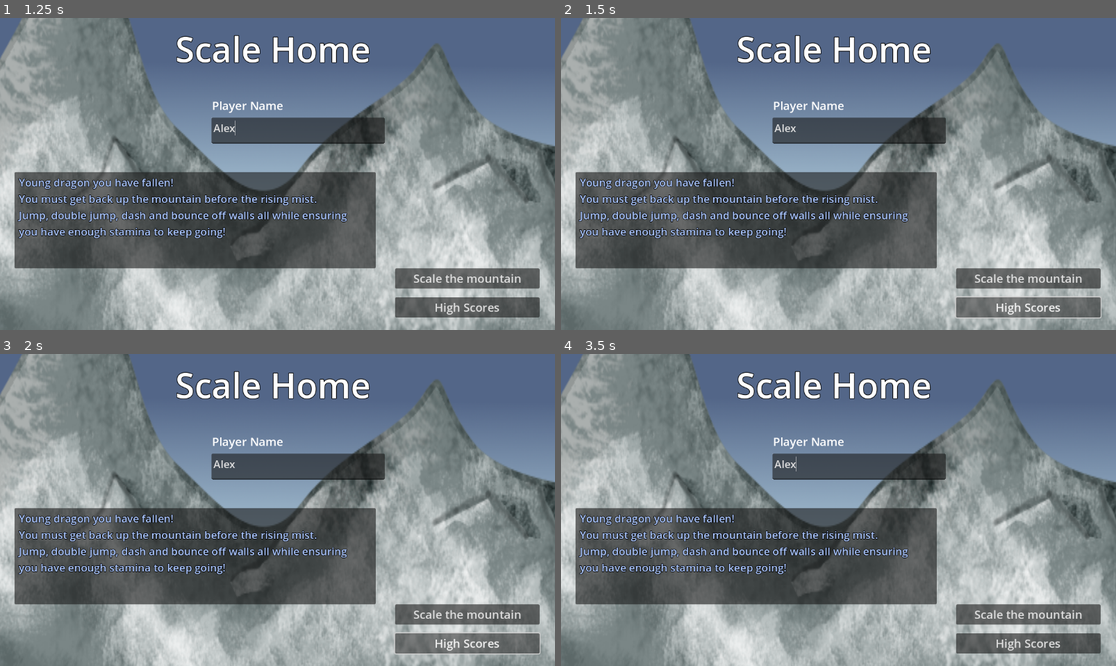
Above: before the commit, frames 1-4 (two rows, left to right).
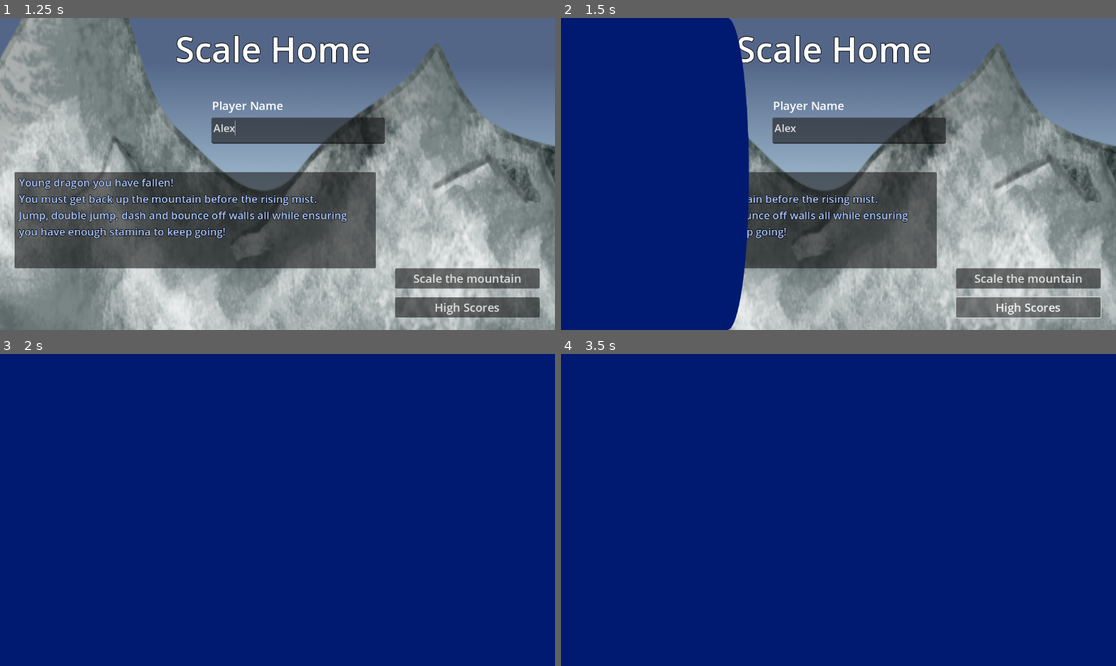
Above: after the commit, the same moments.

Repository: Tim-Barton/game-jam-2023
Game: Godot game, scene res://Scenes/title.tscn
Same seed, same stepped clock (60 frames per second), same inputs: the game is played once before the commit and once after it.
Inputs (mouse positions are in pixels of both pictures, inside the frame that each line leads up to):
- Up to frame 1 (1.25 s): click (299, 130) at 0.52 s; type "Alex" at 0.6 s
- Up to frame 2 (1.5 s): click "High Scores" at 1.25 s
- Up to frame 3 (2 s): no input
- Up to frame 4 (3.5 s): tap Enter (ui_accept) at 2, 2.27 s; move the mouse to (860, 466) at 2.02 s; hold Right (ui_right) 2.03-2.75 s; tap Shift (dash) at 2.1 s; click (860, 466) at 2.17 s; click (1071, 382) at 2.75 s, where only the run after the commit has a clickable "Return"

Frame 1 is identical in both runs. In frame 2, 33% of the frame differs, in the area x 0-34%, y 0-100%; in frame 3, 100%, in the area x 0-100%, y 0-100%; in frame 4, 100%.

Commit message:
High Score page from Title

Diff:
--- /dev/null
+++ b/Scenes/highscores.tscn
@@ -0,0 +1,86 @@
+[gd_scene load_steps=5 format=3 uid="uid://bpw3ub7ofduu0"]
+
+[ext_resource type="Script" path="res://Scripts/highscores.gd" id="1_vf6we"]
+[ext_resource type="Texture2D" uid="uid://bisxqedal0bj2" path="res://GFX/GameOverScreen.png" id="2_yb606"]
+[ext_resource type="Script" path="res://CharacterController/SideScroller/Scripts/Testing/TestScene_UI.gd" id="3_bruue"]
+
+[sub_resource type="LabelSettings" id="LabelSettings_so06j"]
+font_size = 37
+
+[node name="TestScene" type="Control"]
+layout_mode = 3
+anchors_preset = 15
+anchor_right = 1.0
+anchor_bottom = 1.0
+grow_horizontal = 2
+grow_vertical = 2
+script = ExtResource("1_vf6we")
+
+[node name="TextureRect" type="TextureRect" parent="."]
+layout_mode = 1
+anchors_preset = 15
+anchor_right = 1.0
+anchor_bottom = 1.0
+offset_right = 112.0
+offset_bottom = 74.0
+grow_horizontal = 2
+grow_vertical = 2
+texture = ExtResource("2_yb606")
+expand_mode = 2
+
+[node name="btnReturn" type="Button" parent="."]
+layout_mode = 1
+anchors_preset = 8
+anchor_left = 0.5
+anchor_top = 0.5
+anchor_right = 0.5
+anchor_bottom = 0.5
+offset_left = 414.0
+offset_top = -284.0
+offset_right = 545.0
+offset_bottom = -253.0
+grow_horizontal = 2
+grow_vertical = 2
+text = "Return"
+script = ExtResource("3_bruue")
+
+[node name="lblLeaderBoard" type="Label" parent="."]
+layout_mode = 0
+offset_left = 27.0
+offset_top = 18.0
+offset_right = 245.001
+offset_bottom = 72.0
+text = "High Scores:"
+label_settings = SubResource("LabelSettings_so06j")
+
+[node name="HighScores" type="ScrollContainer" parent="."]
+layout_mode = 1
+anchors_preset = -1
+anchor_right = 1.0
+anchor_bottom = 1.0
+offset_left = 15.0
+offset_top = 80.0
+offset_right = -15.0
+offset_bottom = -15.0
+grow_horizontal = 2
+grow_vertical = 2
+
+[node name="ScoreItemContainer" type="VBoxContainer" parent="HighScores"]
+layout_mode = 2
+
+[node name="Loading" type="Label" parent="."]
+layout_mode = 1
+anchors_preset = 8
+anchor_left = 0.5
+anchor_top = 0.5
+anchor_right = 0.5
+anchor_bottom = 0.5
+offset_left = -20.0
+offset_top = -11.5
+offset_right = 20.0
+offset_bottom = 11.5
+grow_horizontal = 2
+grow_vertical = 2
+text = "Loading Sores..."
+
+[connection signal="pressed" from="btnReturn" to="btnReturn" method="_on_pressed"]
--- a/Scenes/title.tscn
+++ b/Scenes/title.tscn
@@ -136,3 +136,4 @@
 [connection signal="gui_input" from="Username" to="Username" method="_on_gui_input"]
 [connection signal="text_changed" from="Username" to="Username" method="_on_text_changed"]
 [connection signal="pressed" from="btnPlay" to="." method="_on_btn_play_pressed"]
+[connection signal="pressed" from="btnHighScores" to="." method="_on_btn_high_scores_pressed"]
--- /dev/null
+++ b/Scripts/highscores.gd
@@ -0,0 +1,37 @@
+extends Control
+
+const ScoreItem = preload("res://addons/silent_wolf/Scores/ScoreItem.tscn")
+var list_index = 0
+
+var LoadedLeaderBoard : bool = false
+
+
+# Called when the node enters the scene tree for the first time.
+func _ready():
+	SilentWolf.configure({
+		"api_key": "6NW2Oigo5P4Zb8GYCZBMl6jN2I3ug4pn3Ktr2FGk",
+		"game_id": "GameJam2023",
+		"log_level": 1
+	})
+	SilentWolf.configure_scores({
+		"open_scene_on_close": "res://Scenes/end_level.tscn"
+	})
+
+# Called every frame. 'delta' is the elapsed time since the previous frame.
+func _process(delta):
+	if not LoadedLeaderBoard:
+		LoadedLeaderBoard = true
+		var scores = SilentWolf.Scores.scores
+		var sw_result = await SilentWolf.Scores.get_scores(100).sw_get_scores_complete
+		$Loading.visible = false
+		scores = sw_result.scores
+		for score in scores:
+			add_item(score.player_name, str(int(score.score)))
+
+func add_item(player_name: String, score_value: String) -> void:
+	var item = ScoreItem.instantiate()
+	list_index += 1
+	item.get_node("PlayerName").text = str(list_index) + str(". ") + player_name
+	item.get_node("Score").text = score_value
+	item.offset_top = list_index * 100
+	$"HighScores/ScoreItemContainer".add_child(item)
--- a/Scripts/title_menu.gd
+++ b/Scripts/title_menu.gd
@@ -18,3 +18,7 @@
 	else:
 		LevelDirector.player_name = PlayerName
 		SceneManager.change_scene("res://Scenes/ClimbingLevel.tscn", SceneManager.TransitionTypes.bluewave)
+
+
+func _on_btn_high_scores_pressed():
+		SceneManager.change_scene("res://Scenes/highscores.tscn", SceneManager.TransitionTypes.bluewave)
Not shown, added: Scenes/ClimbingLevel.tscn.1
